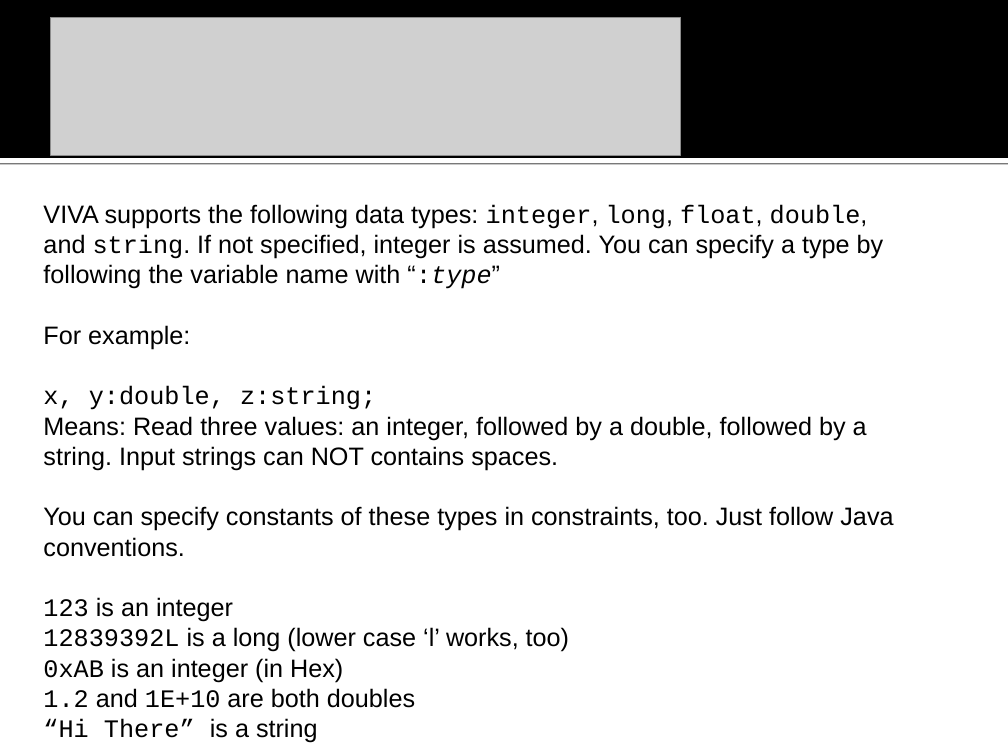
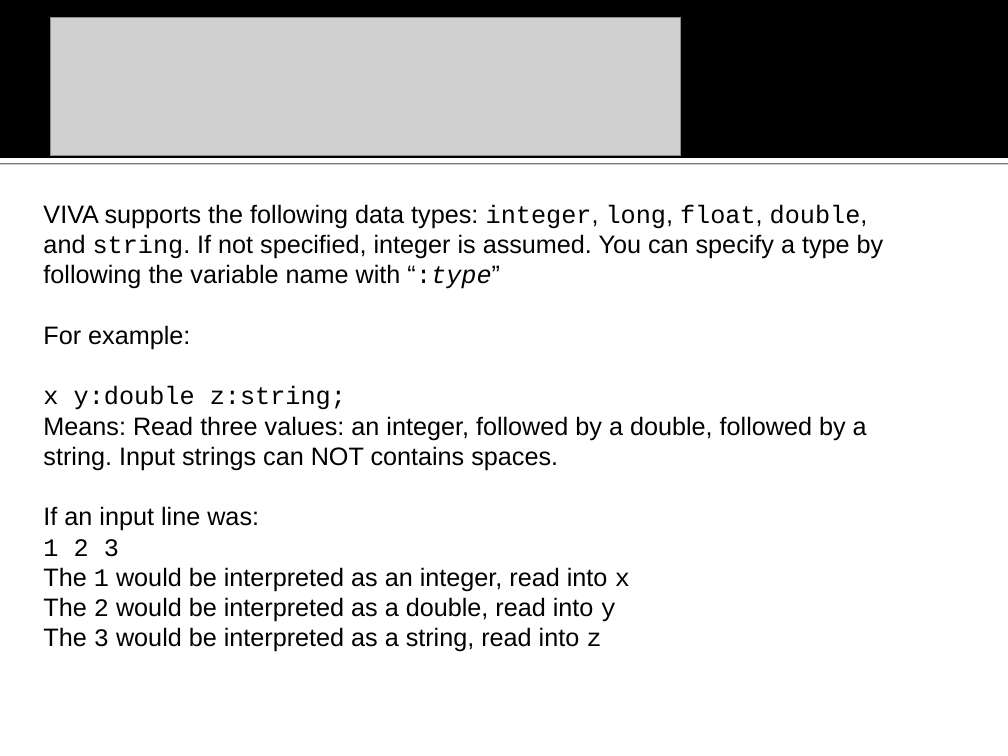
Before and after one commit to na-icpc/viva, a slide deck: slide 11 of Input Verifier/doc/VIVA vanbs Input Verification Assistant.ppt (slide 12 before the commit). Drawn at 1008x756 pixels with LibreOffice and Linux fonts; fonts in the diff are those of the drawing; grey boxes stand for pictures; background and template pictures are left out. Boxes give left, top, right and bottom in pixels: in the first picture for what was removed or moved away, otherwise in the second. Text is boxed around its words. In the diff, an @@ line names an element or a change of style, - is before the commit and + after.

```diff
--- a/Input Verifier/doc/VIVA vanbs Input Verification Assistant.ppt
+++ b/Input Verifier/doc/VIVA vanbs Input Verification Assistant.ppt
@@ text at <box>43,386,346,410</box>: text changed @@
-x, y:double, z:string;
+x y:double z:string;
@@ text at <box>43,506,630,652</box>: text changed @@
-You can specify constants of these types in constraints, too. Just follow Java conventions.
-123 is an integer
-12839392L is a long (lower case ‘l’ works, too)
-0xAB is an integer (in Hex)
-1.2 and 1E+10 are both doubles
-“Hi There” is a string
+If an input line was:
+1 2 3
+The 1 would be interpreted as an integer, read into x
+The 2 would be interpreted as a double, read into y
+The 3 would be interpreted as a string, read into z
```
Also in this commit, not shown: 12 other slides changed, 17 slides added, 3 slides removed, 14 other files.
